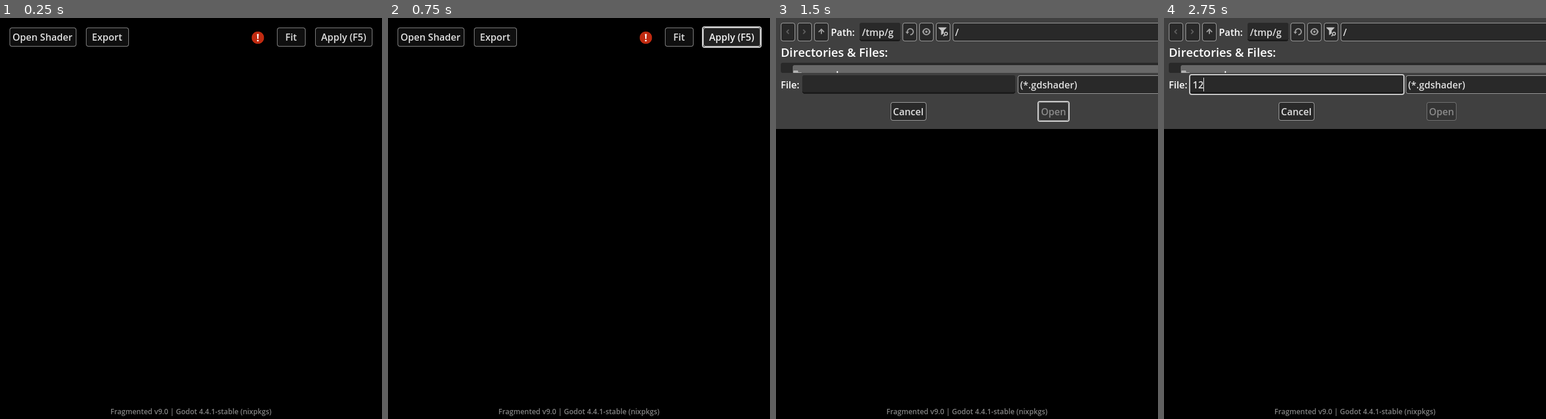
Above: before the commit, frames 1-4 (left to right).
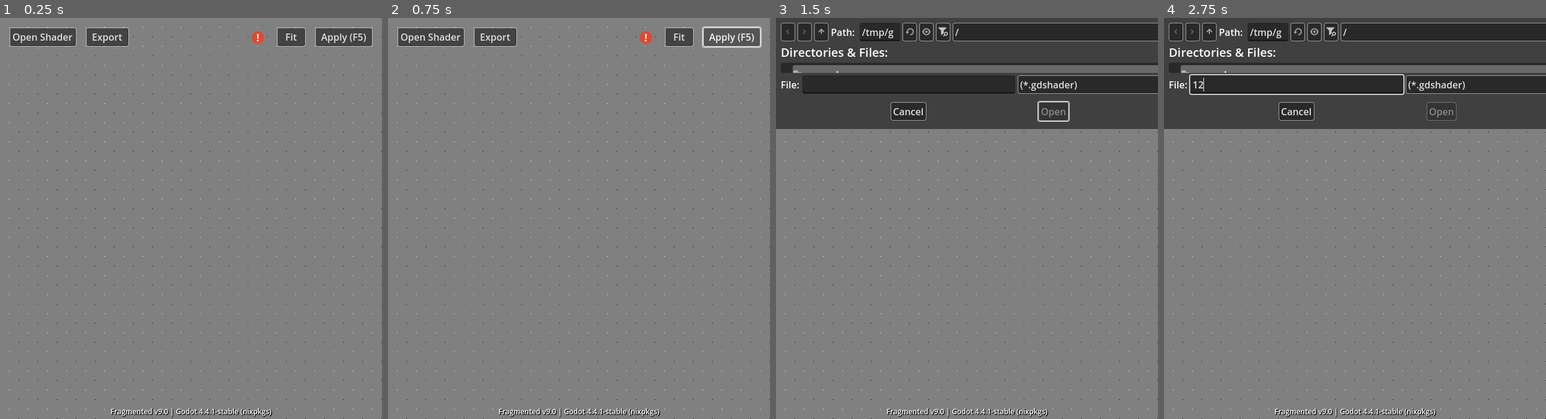
Above: after the commit, the same moments.

Repository: ChaoticByte/Fragmented
Game: Godot game, scene res://src/scenes/main.tscn
Two runs of this game, one before a commit and one after it. Both use one fixed random seed, a clock stepped at 60 frames per second and the inputs below.
Inputs (mouse positions are in pixels of both pictures, inside the frame that each line leads up to):
- Up to frame 1 (0.25 s): no input
- Up to frame 2 (0.75 s): click "Apply (F5)" at 0.5 s
- Up to frame 3 (1.5 s): click "Open Shader" at 1.25 s
- Up to frame 4 (2.75 s): click (1297, 86) at 2.02 s; type "12" at 2.1 s

The runs differ from the first frame. In frame 1, 99% of the frame differs, in the area x 0-100%, y 0-100%; in frame 2, 99%; in frame 3, 72%; in frame 4, 72%.

Commit message:
Change background and fix image viewport outline

Diff:
--- a/project.godot
+++ b/project.godot
@@ -72,4 +72,4 @@
 textures/vram_compression/import_etc2_astc=true
 textures/lossless_compression/force_png=true
 shader_compiler/shader_cache/enabled=false
-environment/defaults/default_clear_color=Color(0, 0, 0, 1)
+environment/defaults/default_clear_color=Color(0.501961, 0.501961, 0.501961, 1)
--- a/src/Camera.gd
+++ b/src/Camera.gd
@@ -16,6 +16,14 @@
 	if self.drag && event is InputEventMouseMotion:
 		self.global_position -= event.relative / self.zoom
 
+var old_zoom = self.zoom
+
+func _process(delta: float) -> void:
+	if self.zoom != old_zoom:
+		image_viewport_display.update_zoom_texture_filter(self.zoom)
+		image_viewport_display.material.set_shader_parameter("zoom_level", self.zoom)
+		old_zoom = self.zoom
+
 func fit_image():
 	if Filesystem.original_image != null:
 		var image_size = Filesystem.original_image.get_size()
@@ -28,21 +36,15 @@
 		self.zoom = Vector2(zoomf, zoomf)
 		self.global_position = Vector2(0, 0)
 
-func update_vd_zoomlevel():
-	image_viewport_display.update_zoom_texture_filter(self.zoom)
-	image_viewport_display.material.set_shader_parameter("zoom_level", self.zoom)
-
 func zoom_in():
 	var old_mouse_pos = get_global_mouse_position()
 	self.zoom *= 1.2
 	self.global_position += old_mouse_pos - get_global_mouse_position()
-	update_vd_zoomlevel()
 
 func zoom_out():
 	var old_mouse_pos = get_global_mouse_position()
 	self.zoom *= 1/1.2
 	self.global_position += old_mouse_pos - get_global_mouse_position()
-	update_vd_zoomlevel()
 
 func _on_fit_image_button_pressed():
 	fit_image()
--- a/src/ImageCompositor.gd
+++ b/src/ImageCompositor.gd
@@ -106,7 +106,6 @@
 	image_sprite.material = null
 	if fit_image:
 		camera.fit_image()
-	camera.update_vd_zoomlevel()
 	image_viewport_display.show()
 	# done
 	return errors
--- a/src/scenes/main.tscn
+++ b/src/scenes/main.tscn
@@ -1,10 +1,11 @@
-[gd_scene load_steps=12 format=3 uid="uid://bjah7k4bxo044"]
+[gd_scene load_steps=13 format=3 uid="uid://bjah7k4bxo044"]
 
 [ext_resource type="Script" uid="uid://5sbslwysin5a" path="res://src/Main.gd" id="1_64y3g"]
 [ext_resource type="Script" uid="uid://d106170kuigl3" path="res://src/ImageCompositor.gd" id="2_4ykh7"]
 [ext_resource type="Shader" uid="uid://ctk7jomfyx0fh" path="res://src/shader/ivd_outline.gdshader" id="3_0fllm"]
 [ext_resource type="Script" uid="uid://ctc4lhbdsoq7u" path="res://src/ImageViewportDisplay.gd" id="4_pbpx2"]
 [ext_resource type="Script" uid="uid://b6r8rigubdctk" path="res://src/Camera.gd" id="5_hkdq6"]
+[ext_resource type="Texture2D" uid="uid://d2nwchyd6huob" path="res://src/assets/bg.png" id="6_kokaf"]
 [ext_resource type="Theme" uid="uid://cwqlns34rj3vx" path="res://src/theme.tres" id="6_rjp5f"]
 [ext_resource type="Script" uid="uid://bxgmf2ny7yuc8" path="res://src/MainUI.gd" id="7_5puhk"]
 [ext_resource type="Script" uid="uid://bh0gpu3i2p47f" path="res://src/VersionLabel.gd" id="8_kod8x"]
@@ -18,7 +19,6 @@
 
 [sub_resource type="LabelSettings" id="LabelSettings_6o860"]
 font_size = 12
-font_color = Color(1, 1, 1, 0.509804)
 shadow_color = Color(0, 0, 0, 1)
 
 [node name="Main" type="Node2D"]
@@ -38,6 +38,27 @@
 unique_name_in_owner = true
 offset = Vector2(0, -64)
 script = ExtResource("5_hkdq6")
+
+[node name="CanvasLayerBg" type="CanvasLayer" parent="."]
+layer = -1
+
+[node name="Control" type="Control" parent="CanvasLayerBg"]
+layout_mode = 3
+anchors_preset = 15
+anchor_right = 1.0
+anchor_bottom = 1.0
+grow_horizontal = 2
+grow_vertical = 2
+
+[node name="TextureRect" type="TextureRect" parent="CanvasLayerBg/Control"]
+layout_mode = 1
+anchors_preset = 15
+anchor_right = 1.0
+anchor_bottom = 1.0
+grow_horizontal = 2
+grow_vertical = 2
+texture = ExtResource("6_kokaf")
+stretch_mode = 1
 
 [node name="CanvasLayer" type="CanvasLayer" parent="."]
 
--- a/src/shader/ivd_outline.gdshader
+++ b/src/shader/ivd_outline.gdshader
@@ -11,6 +11,6 @@
 		UV.x > 1.0-t.x ||
 		UV.y > 1.0-t.y
 	) {
-		COLOR = mix(COLOR, vec4(1.0), 0.5);
+		COLOR = mix(COLOR, vec4(0.5), 0.5);
 	}
 }
Binary file added: src/assets/bg.png
Not shown, added: src/assets/bg.png.import
